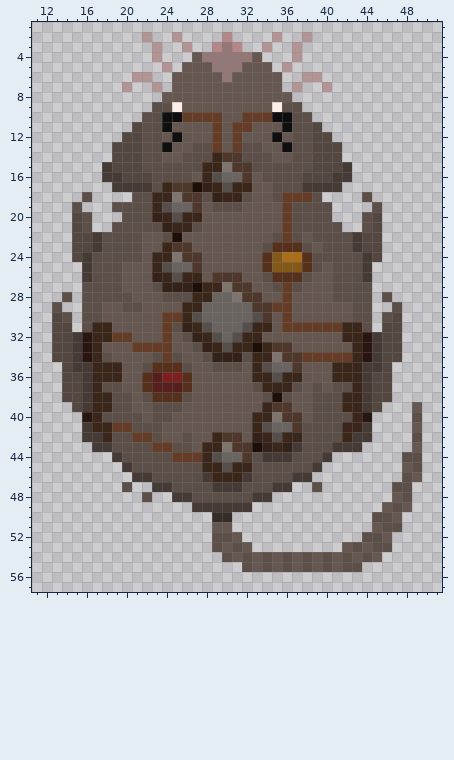
Pixel-art sprite, stored at out/production/CS230/ratFemale.png. Above, as it was before the edit.
The file is 60x60 pixels. Colours within 5 levels of each other are drawn and written as one. Shown: x 11..51, y 1..57.
And afterwards:
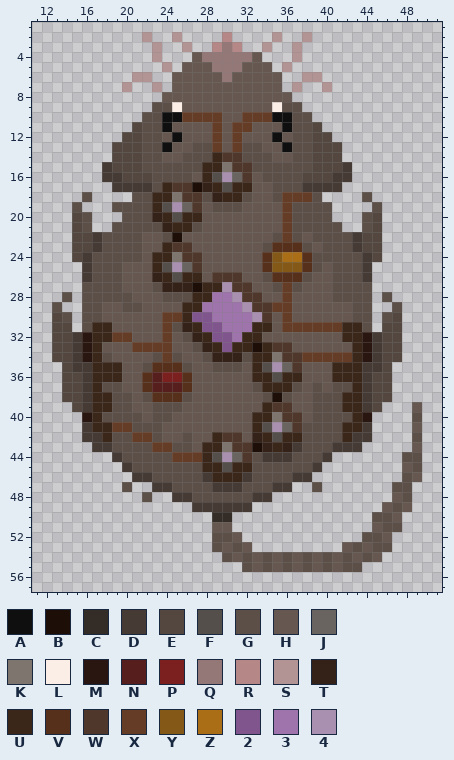
Palette (. is transparent): A #0f0f0f  B #1d0f08  C #342c27  D #453a34  E #53473f  F #554f4c  G #5c4f48  H #665850  J #696460  K #7e756f  L #faeee7  M #2a1610  N #571e1e  P #7b1f1f  Q #947777  R #b58787  S #b39494  T #342117  U #3b261a  V #57301b  W #4f382b  X #653d27  Y #845918  Z #a96e16  2 #80558d  3 #9f74ac  4 #a990b0
Edits made:
Changed rows in their new state; - is an unchanged pixel.
first column x 25:
16 -----4
19 4-----
first column x 25:
25 4----------
27 -----4-----
28 ----334----
29 ---33334---
30 --2233334--
31 ---22333---
32 ----223----
33 -----2-----
35 ----------4
first column x 30:
41 -----4
44 4-----
